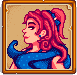
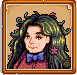
Layer changes from the first 77 × 75 image to the second:
added layer "Layer 7" above "Layer 6" over [7, 11, 71, 69]
hid "Layer 4", painted on it over [7, 8, 71, 69]
